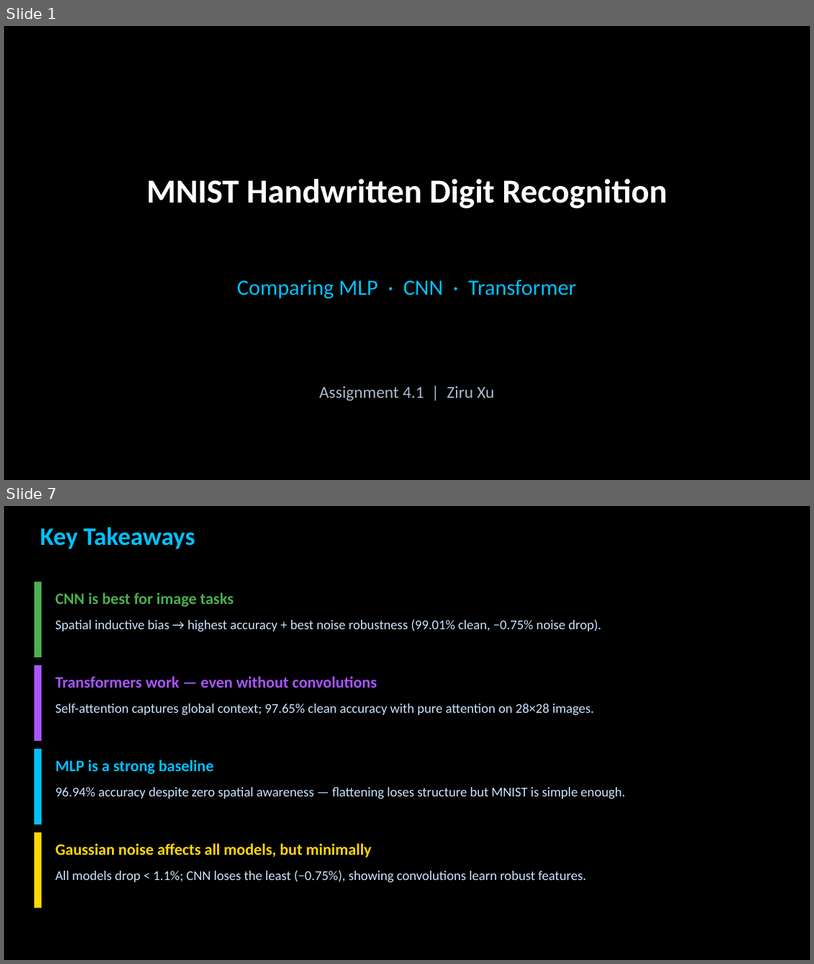
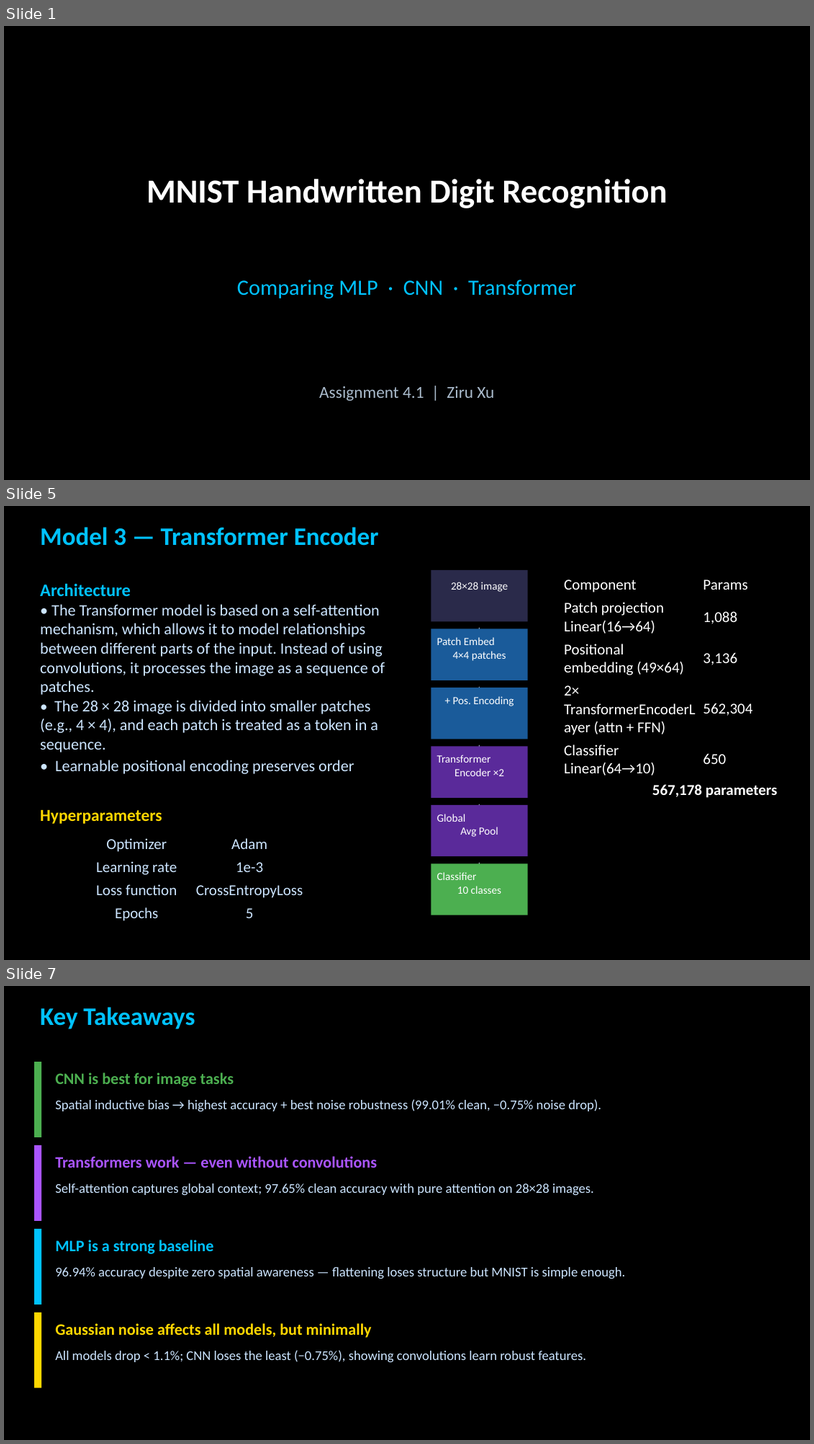
Before and after one commit to zxu235/ai-hw-spring-2026-Ziru-Xu, a slide deck: Assignment4.1-MNIST_Presentation.pptx. Shown one above the other, each under a label of ours: slides 1 and 7 before the commit, slides 1, 5 and 7 after it; the slides between them are not shown. The pictures are 814x964 and 814x1444 pixels, drawn with LibreOffice and Linux fonts; fonts in the diff are those of the drawing; background and template pictures are left out. Boxes give left, top, right and bottom in pixels: in the first picture for what was removed or moved away, otherwise in the second. Text is boxed around its words. In the diff, an @@ line names an element or a change of style, - is before the commit and + after.

```diff
--- a/Assignment4.1-MNIST_Presentation.pptx
+++ b/Assignment4.1-MNIST_Presentation.pptx
@@ slide 5 added at (4,506,810,960), background picture (left out) @@
@@ text added at (40,527,379,546), 30 pt, text #00C2FF, bold @@
+Model 3 — Transformer Encoder
@@ text added at (40,583,385,774), 19 pt, text #CCE5FF @@
+Architecture
+• The Transformer model is based on a self-attention mechanism, which allows it to model relationships between different parts of the input. Instead of using convolutions, it processes the image as a sequence of patches.
+• The 28 × 28 image is divided into smaller patches (e.g., 4 × 4), and each patch is treated as a token in a sequence.
+• Learnable positional encoding preserves order
@@ table added at (561,573,810,780), 5 rows, 2 columns @@
+Component | Params
+Patch projection Linear(16→64) | 1,088
+Positional embedding (49×64) | 3,136
+2× TransformerEncoderLayer (attn + FFN) | 562,304
+Classifier Linear(64→10) | 650
@@ text added at (653,784,778,798), 18 pt, text #FFFFFF, bold @@
+567,178 parameters
@@ text added at (40,810,162,824), 20 pt, text #FFD700, bold @@
+Hyperparameters
@@ table added at (82,832,308,924), 4 rows, 2 columns @@
+Optimizer | Adam
+Learning rate | 1e-3
+Loss function | CrossEntropyLoss
+Epochs | 5
@@ group added at (431,570,528,915): 11 texts, 6 rectangles @@
+28×28 image
+↓
+Patch Embed
+4×4 patches
+↓
++ Pos. Encoding
+↓
+Transformer
+Encoder ×2
+↓
+Global
+Avg Pool
+↓
+Classifier
+10 classes
```
Also in this commit, not shown: 3 slides changed, 1 other slide added, 2 slides removed, 1 other file.
